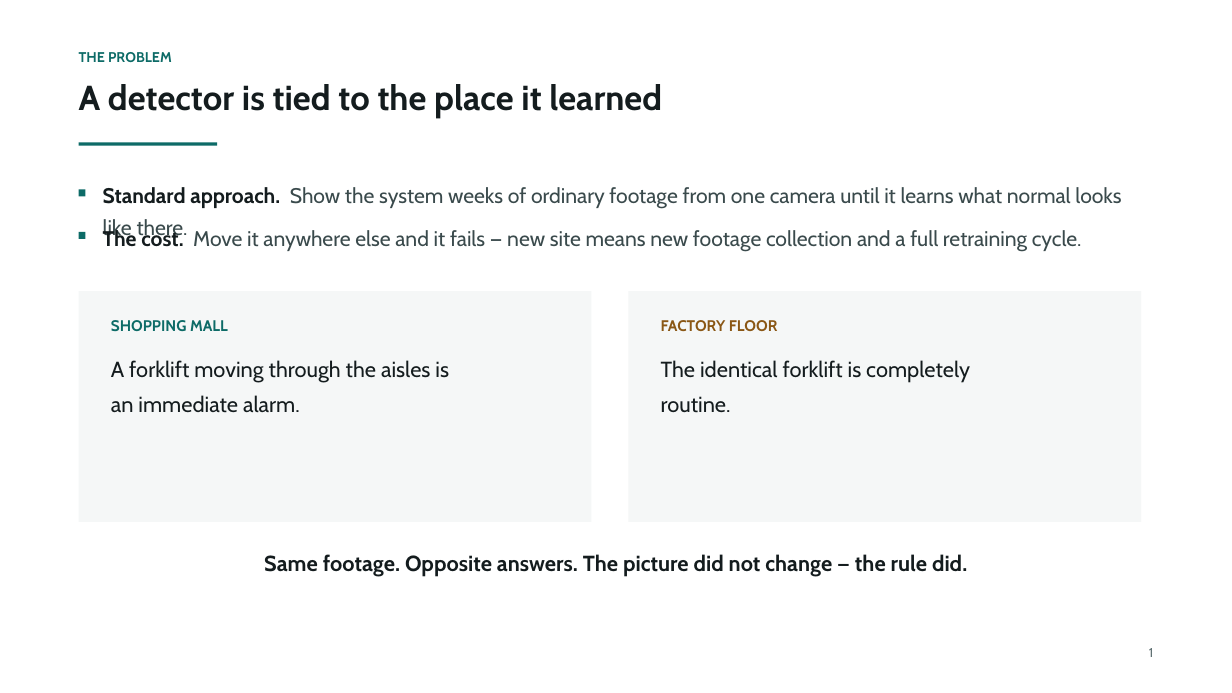
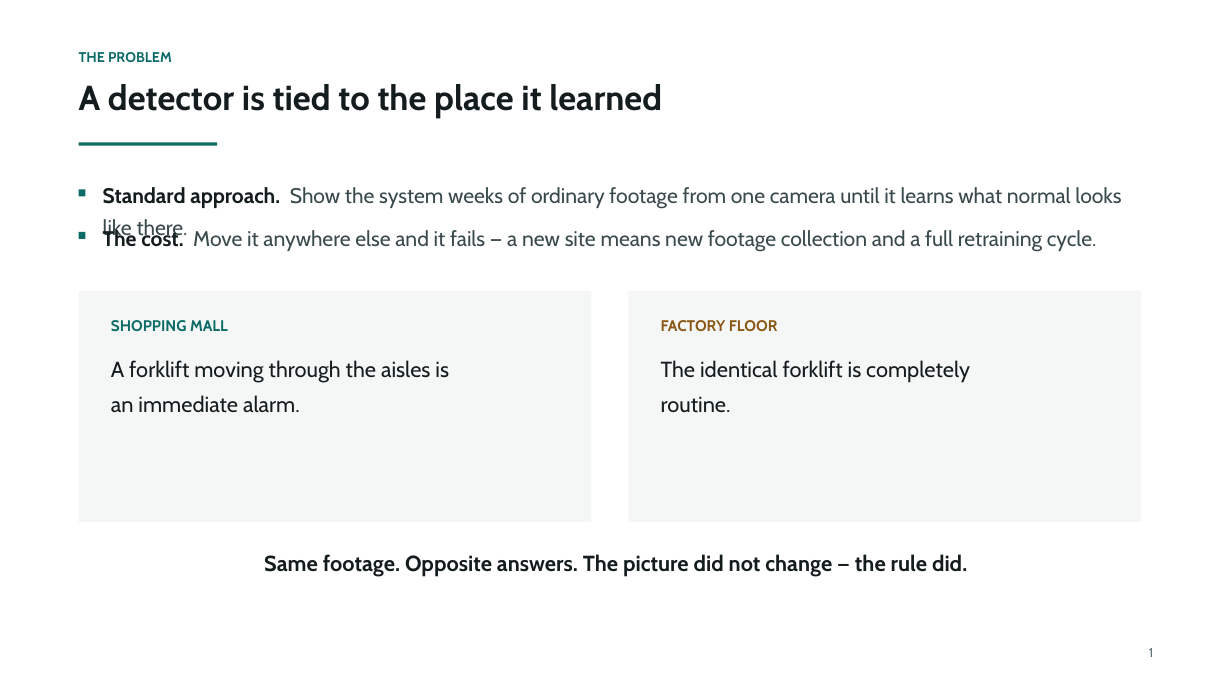
Before and after one commit to prakash-nitc/multimodal-anomaly-detection, a slide deck: slide 2 of docs/06_presentations/DA-ZVAD_Phase2_Review.pptx. Drawn at 1232x693 pixels with LibreOffice and Linux fonts; fonts in the diff are those of the drawing. Boxes give left, top, right and bottom in pixels: in the first picture for what was removed or moved away, otherwise in the second. Text is boxed around its words. In the diff, an @@ line names an element or a change of style, - is before the commit and + after.

```diff
--- a/docs/06_presentations/DA-ZVAD_Phase2_Review.pptx
+++ b/docs/06_presentations/DA-ZVAD_Phase2_Review.pptx
@@ text at box(103, 228, 1097, 252): text changed @@
-The cost. Move it anywhere else and it fails — new site means new footage collection and a full retraining cycle.
+The cost. Move it anywhere else and it fails — a new site means new footage collection and a full retraining cycle.
```
Also in this commit, not shown: 13 other slides changed, 2 slides added, 1 slide removed, 1 other file.
